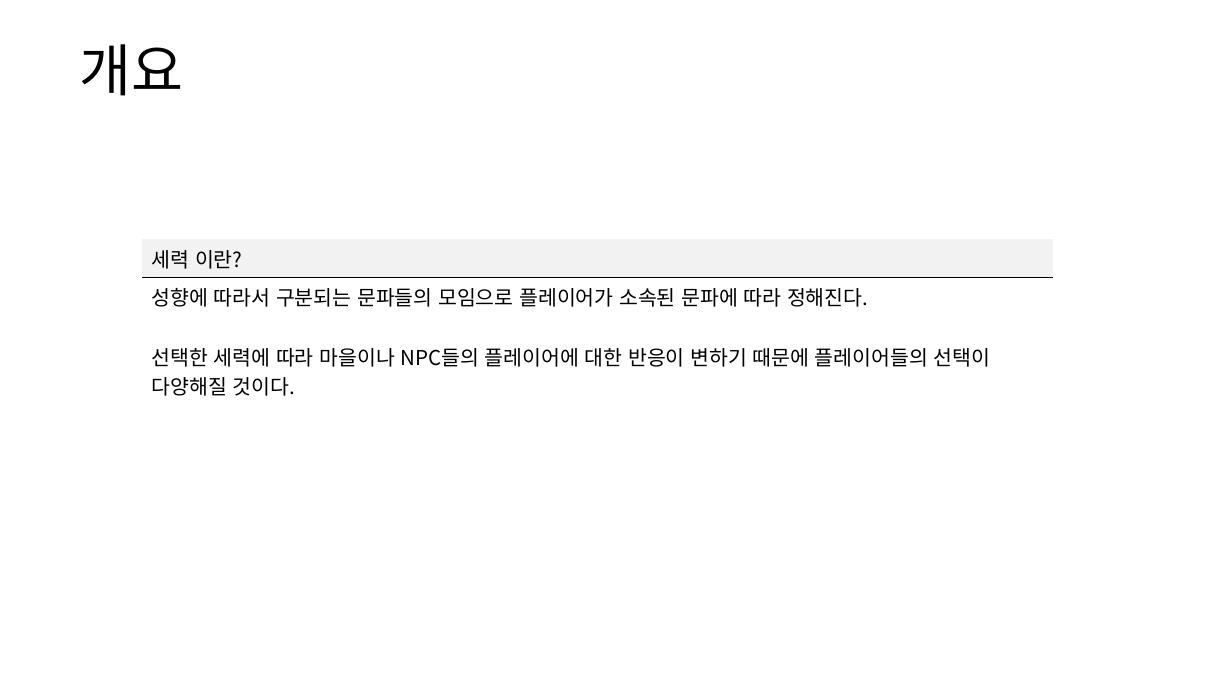
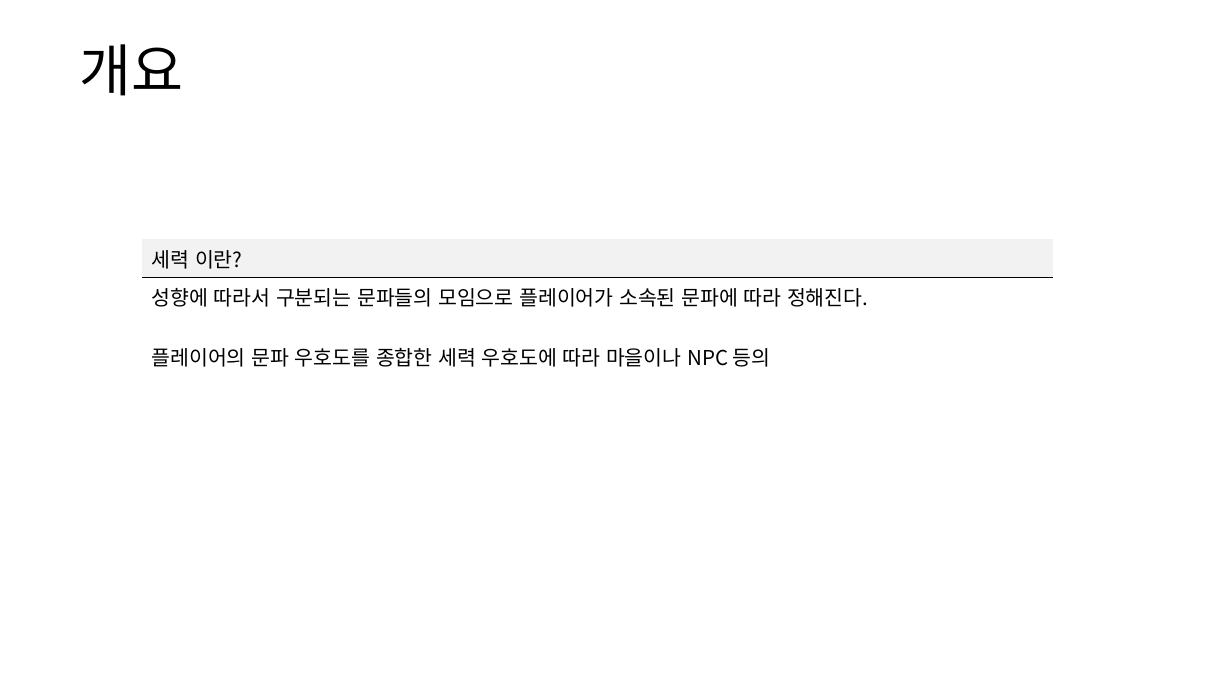
Before and after one commit to yjk0401/unityenginebasic_9th, a slide deck: slide 3 of 기획/방랑엽사전/세력 시스템 기획서.pptx. Drawn at 1232x693 pixels with LibreOffice and Linux fonts; fonts in the diff are those of the drawing. Boxes give left, top, right and bottom in pixels: in the first picture for what was removed or moved away, otherwise in the second. Text is boxed around its words. In the diff, an @@ line names an element or a change of style, - is before the commit and + after.

```diff
--- a/기획/방랑엽사전/세력 시스템 기획서.pptx
+++ b/기획/방랑엽사전/세력 시스템 기획서.pptx
@@ table at (142,238,1053,371) @@
-row 2, column 1: 성향에 따라서 구분되는 문파들의 모임으로 플레이어가 소속된 문파에 따라 정해진다. / 선택한 세력에 따라 마을이나 NPC들의 플레이어에 대한 반응이 변하기 때문에 플레이어들의 선택이 다양해질 것이다.
+row 2, column 1: 성향에 따라서 구분되는 문파들의 모임으로 플레이어가 소속된 문파에 따라 정해진다. / 플레이어의 문파 우호도를 종합한 세력 우호도에 따라 마을이나 NPC 등의
```
Also in this commit, not shown: 1 other slide changed, 4 slides added, 2 other files.
